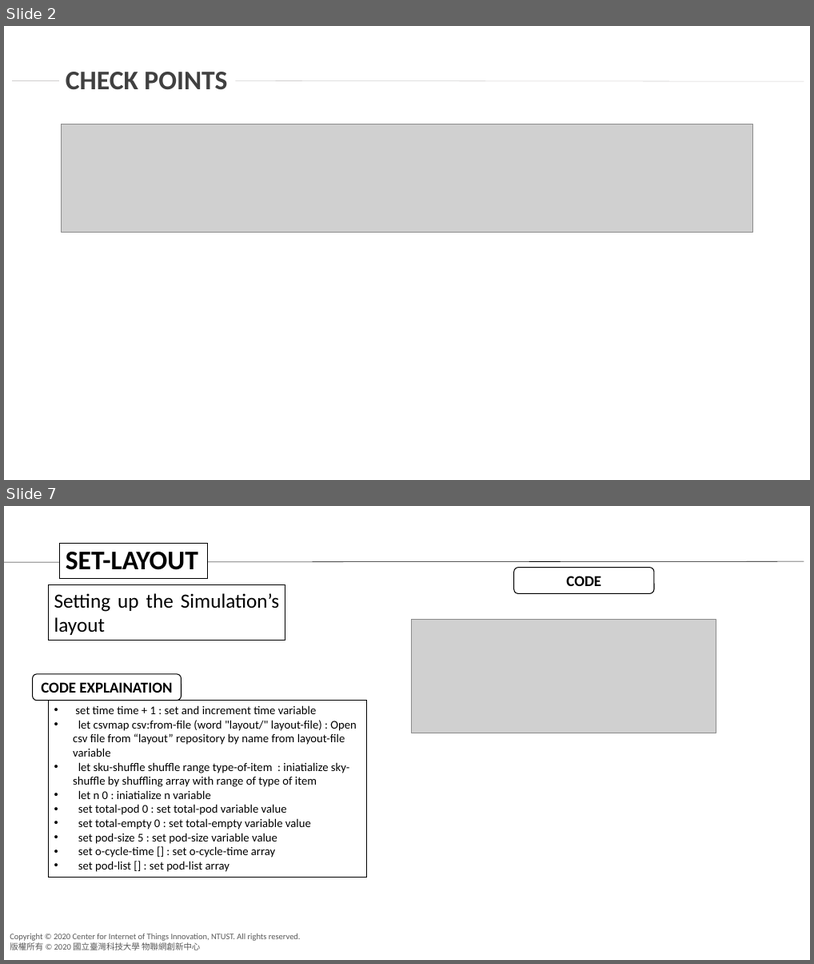
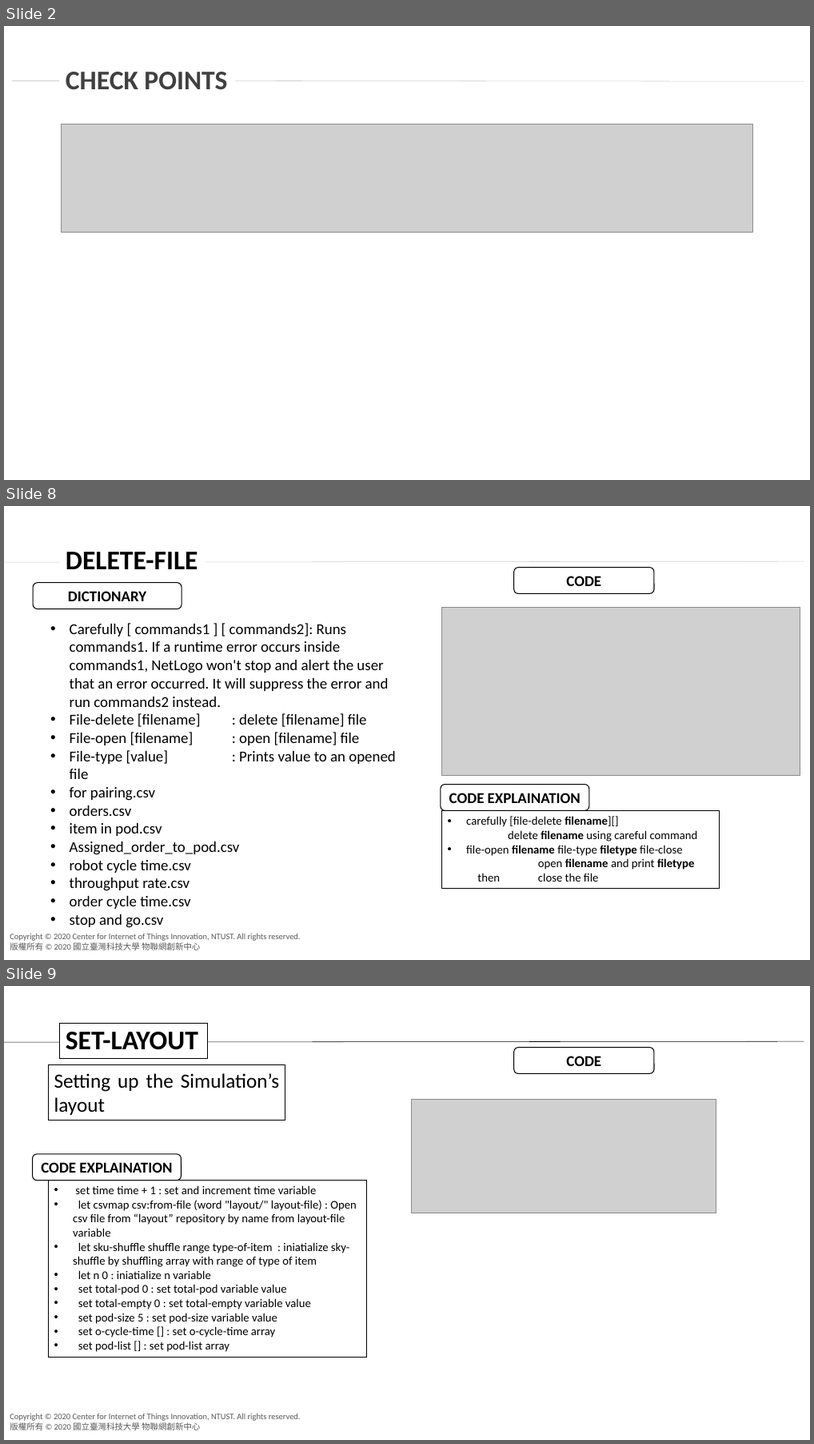
Before and after one commit to agnesyosephine/kiva, a slide deck: Tutorial/Code Learning-Ryanda.pptx. Shown one above the other, each under a label of ours: slides 2 and 7 before the commit, slides 2, 8 and 9 after it; the slides between them are not shown. The pictures are 814x964 and 814x1444 pixels, drawn with LibreOffice and Linux fonts; fonts in the diff are those of the drawing; grey boxes stand for pictures; background and template pictures are left out. Boxes give left, top, right and bottom in pixels: in the first picture for what was removed or moved away, otherwise in the second. Text is boxed around its words. In the diff, an @@ line names an element or a change of style, - is before the commit and + after.

```diff
--- a/Tutorial/Code Learning-Ryanda.pptx
+++ b/Tutorial/Code Learning-Ryanda.pptx
@@ slide 8 added at [4,506,810,960], background #FFFFFF; not listed: 2 template elements that a slide beside it also shows @@
@@ rectangle added at [60,543,206,579], fill #FFFFFF, 32 pt, text #000000, bold @@
+DELETE-FILE
@@ line added from (4, 562) to (804, 562), #D0CECE 0.5 pt @@
@@ rounded rectangle added at [514,567,655,594], fill #FFFFFF, outline #000000 1 pt, 18 pt, text #000000, bold @@
+CODE
@@ rounded rectangle added at [33,583,182,609], fill #FFFFFF, outline #000000 1 pt, 18 pt, text #000000, bold @@
+DICTIONARY
@@ text added at [70,623,395,928], 18 pt, text #000000 @@
+• Carefully [ commands1 ] [ commands2]: Runs commands1. If a runtime error occurs inside commands1, NetLogo won't stop and alert the user that an error occurred. It will suppress the error and run commands2 instead.
+• File-delete [filename] : delete [filename] file
+• File-open [filename] : open [filename] file
+• File-type [value] : Prints value to an opened file
+• for pairing.csv
+• orders.csv
+• item in pod.csv
+• Assigned_order_to_pod.csv
+• robot cycle time.csv
+• throughput rate.csv
+• order cycle time.csv
+• stop and go.csv
@@ picture added at [442,608,801,776] @@
@@ rounded rectangle added at [441,784,590,811], fill #FFFFFF, outline #000000 1 pt, 18 pt, text #000000, bold @@
+CODE EXPLAINATION
@@ rectangle added at [442,810,720,888], outline #000000 0.75 pt, 14 pt, text #000000 @@
+• carefully [file-delete filename][]
+delete filename using careful command
+• file-open filename file-type filetype file-close
+  open filename and print filetype then close the file
@@ what was slide 7 is now slide 9 @@
```
Also in this commit, not shown: 4 slides changed, 3 other slides added, 1 other file.
